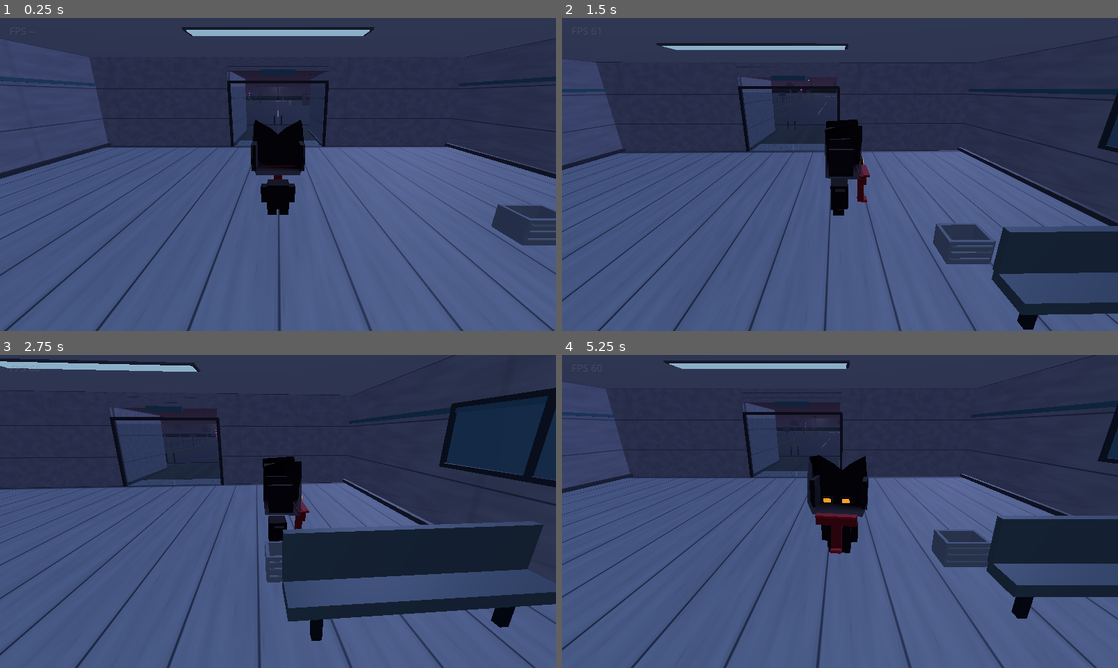
Above: before the commit, frames 1-4 (two rows, left to right).
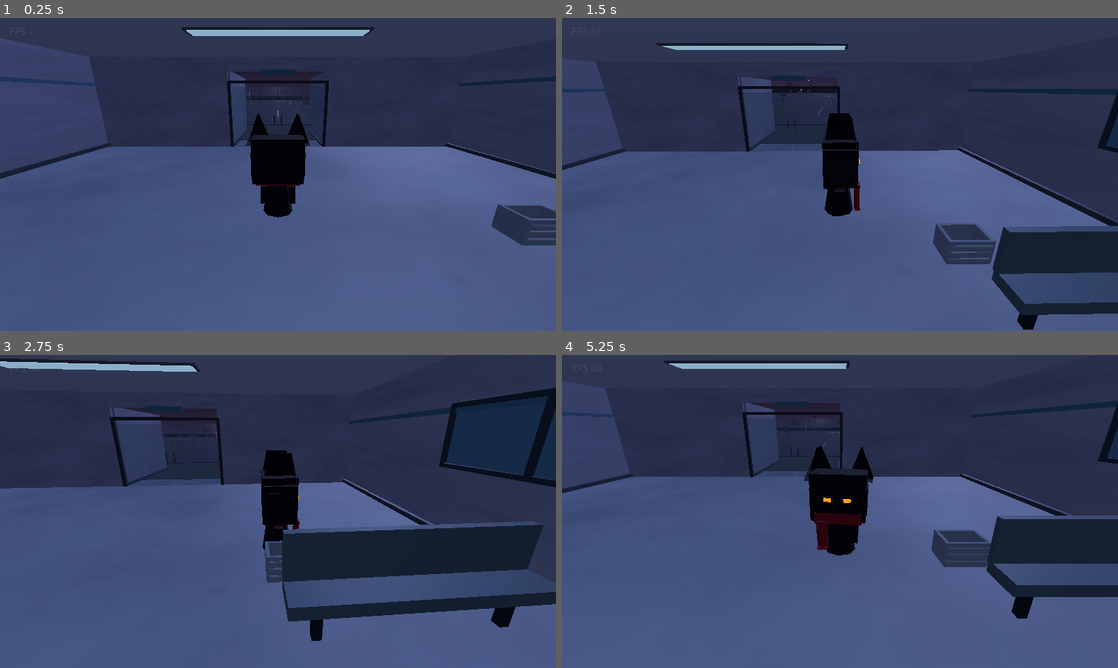
Above: after the commit, the same moments.

Repository: jhooni467/Brain-Concept-
Game: Godot game, scene res://scenes/main.tscn
Same seed, same stepped clock (60 frames per second), same inputs: the game is played once before the commit and once after it.
Inputs (mouse positions are in pixels of both pictures, inside the frame that each line leads up to):
- Up to frame 1 (0.25 s): no input
- Up to frame 2 (1.5 s): tap Enter at 0.5 s; move the mouse to (962, 158) at 0.52 s; hold D (move_right) 0.53-1.25 s; click (962, 158) at 0.67 s; tap Space (jump) at 0.77 s; drag from (728, 190) to (812, 237) at 1.27 s
- Up to frame 3 (2.75 s): move the mouse to (333, 442) at 2.02 s; hold D (move_right) from 2.03 s (still down)
- Up to frame 4 (5.25 s): release D (move_right) at 2.75 s; drag from (812, 574) to (673, 464) at 2.77 s; move the mouse to (1006, 558) at 3.52 s; hold A (move_left) 3.53-4.25 s; tap Space (jump) at 3.77 s; drag from (673, 464) to (756, 433) at 4.27 s; move the mouse to (867, 511) at 5.02 s; hold S (move_back) from 5.03 s (still down); click (867, 511) at 5.17 s

The runs differ from the first frame. In frame 1, 3.3% of the frame differs, in the area x 0-100%, y 6-100%; in frame 2, 3.1%; in frame 3, 2.8%; in frame 4, 3.5%, in the area x 0-100%, y 0-100%.

Commit message:
fix: repair Axel model and remove repetitive textures
Rebuild Axel with closed hood and ears, reposition scarf and replace tiled materials with multi-scale procedural textures. Bump Android build to 0.2.1.

Diff:
--- a/scripts/characters/axel.gd
+++ b/scripts/characters/axel.gd
@@ -61,10 +61,10 @@
 func _create_collision() -> void:
 	var collision := CollisionShape3D.new()
 	var capsule := CapsuleShape3D.new()
-	capsule.radius = 0.31
-	capsule.height = 2.05
+	capsule.radius = 0.32
+	capsule.height = 2.68
 	collision.shape = capsule
-	collision.position.y = 1.025
+	collision.position.y = 1.34
 	add_child(collision)
 
 
@@ -74,7 +74,7 @@
 	add_child(_visual_root)
 
 	var cloak := _make_material(Color(0.012, 0.011, 0.019), 0.96)
-	var cloak_facet := _make_material(Color(0.027, 0.023, 0.038), 0.92)
+	var cloak_facet := _make_material(Color(0.027, 0.024, 0.039), 0.94)
 	var scarf := _make_material(Color(0.34, 0.012, 0.064), 0.88)
 	var scarf_highlight := _make_material(Color(0.48, 0.025, 0.085), 0.82)
 	var eye_socket := _make_material(Color(0.0015, 0.0015, 0.003), 1.0)
@@ -83,82 +83,103 @@
 	eye.emission = Color(1.0, 0.34, 0.055)
 	eye.emission_energy_multiplier = 1.25
 
-	# Axel keeps the reference's distinctive silhouette: oversized cat hood,
-	# tiny dark body, narrow amber eyes and a deep-red scarf.
-	_add_box("ShortCloakBody", Vector3(0.58, 0.68, 0.46), Vector3(0.0, 0.56, 0.02), cloak)
-	_add_box("LeftSleeve", Vector3(0.19, 0.46, 0.25), Vector3(-0.36, 0.59, 0.0), cloak)
-	_add_box("RightSleeve", Vector3(0.19, 0.46, 0.25), Vector3(0.36, 0.59, 0.0), cloak)
-	_add_box("LeftFoot", Vector3(0.23, 0.18, 0.30), Vector3(-0.16, 0.12, 0.035), cloak)
-	_add_box("RightFoot", Vector3(0.23, 0.18, 0.30), Vector3(0.16, 0.12, 0.035), cloak)
-
-	var hood := MeshInstance3D.new()
-	hood.name = "AxelSignatureCatHood"
-	hood.mesh = _create_hood_mesh()
-	hood.material_override = cloak
-	_visual_root.add_child(hood)
-
-	# Subtle angular planes give the hood depth without changing its silhouette.
-	_add_box("LeftHoodSideFacet", Vector3(0.12, 0.66, 0.58), Vector3(-0.61, 1.63, -0.015), cloak_facet)
-	_add_box("RightHoodSideFacet", Vector3(0.12, 0.66, 0.58), Vector3(0.61, 1.63, -0.015), cloak_facet)
-
-	# The eyes are deliberately slim and close-set, like the supplied character.
-	_add_box("LeftEyeSocket", Vector3(0.235, 0.145, 0.055), Vector3(-0.205, 1.57, -0.535), eye_socket)
-	_add_box("RightEyeSocket", Vector3(0.235, 0.145, 0.055), Vector3(0.205, 1.57, -0.535), eye_socket)
-	var left_eye := _add_box("LeftAmberEye", Vector3(0.165, 0.085, 0.025), Vector3(-0.205, 1.57, -0.573), eye)
-	var right_eye := _add_box("RightAmberEye", Vector3(0.165, 0.085, 0.025), Vector3(0.205, 1.57, -0.573), eye)
+	# Compact cloak body. The head and ears are separate meshes so no concave
+	# polygon fan can fold over itself or produce broken triangles.
+	var body_mesh := MeshInstance3D.new()
+	body_mesh.name = "CloakBody"
+	var body_shape := CylinderMesh.new()
+	body_shape.top_radius = 0.27
+	body_shape.bottom_radius = 0.40
+	body_shape.height = 0.82
+	body_shape.radial_segments = 8
+	body_mesh.mesh = body_shape
+	body_mesh.material_override = cloak
+	body_mesh.position = Vector3(0.0, 0.49, 0.035)
+	_visual_root.add_child(body_mesh)
+
+	_add_box("LeftSleeve", Vector3(0.19, 0.48, 0.25), Vector3(-0.37, 0.57, 0.01), cloak)
+	_add_box("RightSleeve", Vector3(0.19, 0.48, 0.25), Vector3(0.37, 0.57, 0.01), cloak)
+	_add_box("LeftFoot", Vector3(0.23, 0.18, 0.31), Vector3(-0.16, 0.11, 0.07), cloak)
+	_add_box("RightFoot", Vector3(0.23, 0.18, 0.31), Vector3(0.16, 0.11, 0.07), cloak)
+
+	# Broad square hood and two independent pointed ears: stable, closed geometry.
+	_add_box("CatHoodHead", Vector3(1.30, 1.12, 0.84), Vector3(0.0, 1.56, 0.0), cloak)
+	_add_ear("LeftPointedEar", Vector3(-0.49, 1.96, 0.0), 0.58, 0.72, 0.78, cloak)
+	_add_ear("RightPointedEar", Vector3(0.49, 1.96, 0.0), 0.58, 0.72, 0.78, cloak)
+
+	# Slightly darker cheek planes give the hood volume while preserving its outline.
+	_add_box("LeftCheekFacet", Vector3(0.12, 0.58, 0.68), Vector3(-0.615, 1.48, -0.01), cloak_facet)
+	_add_box("RightCheekFacet", Vector3(0.12, 0.58, 0.68), Vector3(0.615, 1.48, -0.01), cloak_facet)
+
+	# Eye recesses and amber rectangular eyes are fixed to the front surface.
+	_add_box("LeftEyeSocket", Vector3(0.245, 0.145, 0.045), Vector3(-0.225, 1.55, -0.445), eye_socket)
+	_add_box("RightEyeSocket", Vector3(0.245, 0.145, 0.045), Vector3(0.225, 1.55, -0.445), eye_socket)
+	var left_eye := _add_box("LeftAmberEye", Vector3(0.17, 0.085, 0.026), Vector3(-0.225, 1.55, -0.481), eye)
+	var right_eye := _add_box("RightAmberEye", Vector3(0.17, 0.085, 0.026), Vector3(0.225, 1.55, -0.481), eye)
 	left_eye.rotation.z = deg_to_rad(-3.0)
 	right_eye.rotation.z = deg_to_rad(3.0)
 
-	# Wide scarf covers the lower face; its single front tail hangs over the chest.
-	_add_box("ScarfWrap", Vector3(0.94, 0.235, 0.18), Vector3(0.0, 1.12, -0.56), scarf)
-	_add_box("ScarfUpperFold", Vector3(0.91, 0.045, 0.16), Vector3(0.0, 1.235, -0.66), scarf_highlight)
-	_add_box("ScarfFrontTail", Vector3(0.25, 0.67, 0.15), Vector3(0.0, 0.70, -0.56), scarf)
-	_add_box("ScarfTailFold", Vector3(0.25, 0.075, 0.16), Vector3(0.0, 0.385, -0.66), scarf_highlight)
-
-
-func _create_hood_mesh() -> ArrayMesh:
-	# Extruded angular outline, with tall pointed ears and a broad, squared-off head.
-	var outline: Array[Vector2] = [
-		Vector2(-0.58, -0.49),
-		Vector2(0.58, -0.49),
-		Vector2(0.69, -0.20),
-		Vector2(0.67, 0.31),
-		Vector2(0.61, 0.82),
-		Vector2(0.22, 0.61),
-		Vector2(0.0, 0.43),
-		Vector2(-0.22, 0.61),
-		Vector2(-0.61, 0.82),
-		Vector2(-0.67, 0.31),
-		Vector2(-0.69, -0.20)
-	]
+	# Scarf wraps around the neck. Its single long end hangs on Axel's right,
+	# rather than running down the center of the face/body.
+	_add_box("ScarfWrap", Vector3(1.12, 0.27, 0.82), Vector3(0.0, 1.08, -0.015), scarf)
+	_add_box("ScarfUpperFold", Vector3(1.00, 0.045, 0.72), Vector3(0.0, 1.225, -0.055), scarf_highlight)
+	var scarf_tail := _add_box(
+		"ScarfRightTail",
+		Vector3(0.24, 0.70, 0.12),
+		Vector3(0.37, 0.66, -0.43),
+		scarf
+	)
+	scarf_tail.rotation.z = deg_to_rad(-3.0)
+	_add_box("ScarfTailFold", Vector3(0.24, 0.07, 0.13), Vector3(0.37, 0.33, -0.445), scarf_highlight)
+
+
+func _add_ear(
+	mesh_name: String,
+	base_position: Vector3,
+	width: float,
+	height: float,
+	depth: float,
+	material: Material
+) -> void:
+	var ear := MeshInstance3D.new()
+	ear.name = mesh_name
+	ear.mesh = _create_ear_mesh(width, height, depth)
+	ear.material_override = material
+	ear.position = base_position
+	_visual_root.add_child(ear)
+
+
+func _create_ear_mesh(width: float, height: float, depth: float) -> ArrayMesh:
+	var front_left := Vector3(-width * 0.5, 0.0, -depth * 0.5)
+	var front_right := Vector3(width * 0.5, 0.0, -depth * 0.5)
+	var front_tip := Vector3(0.0, height, -depth * 0.34)
+	var back_left := Vector3(-width * 0.5, 0.0, depth * 0.5)
+	var back_right := Vector3(width * 0.5, 0.0, depth * 0.5)
+	var back_tip := Vector3(0.0, height, depth * 0.34)
 
 	var surface := SurfaceTool.new()
 	surface.begin(Mesh.PRIMITIVE_TRIANGLES)
-	var front_points: Array[Vector3] = []
-	var back_points: Array[Vector3] = []
-	for point in outline:
-		front_points.append(Vector3(point.x, point.y + 1.68, -0.49))
-		back_points.append(Vector3(point.x * 0.94, point.y * 0.94 + 1.68, 0.36))
-
-	var front_center := Vector3(0.0, 1.68, -0.49)
-	var back_center := Vector3(0.0, 1.68, 0.36)
-	for index in range(outline.size()):
-		var next_index := (index + 1) % outline.size()
-		surface.add_vertex(front_center)
-		surface.add_vertex(front_points[next_index])
-		surface.add_vertex(front_points[index])
-		surface.add_vertex(back_center)
-		surface.add_vertex(back_points[index])
-		surface.add_vertex(back_points[next_index])
-		surface.add_vertex(front_points[index])
-		surface.add_vertex(front_points[next_index])
-		surface.add_vertex(back_points[next_index])
-		surface.add_vertex(front_points[index])
-		surface.add_vertex(back_points[next_index])
-		surface.add_vertex(back_points[index])
+
+	# Front and back triangles.
+	_add_triangle(surface, front_left, front_tip, front_right)
+	_add_triangle(surface, back_left, back_right, back_tip)
+
+	# Closed sides prevent the ears from looking like thin, broken sheets.
+	_add_triangle(surface, front_left, back_left, back_tip)
+	_add_triangle(surface, front_left, back_tip, front_tip)
+	_add_triangle(surface, front_right, front_tip, back_tip)
+	_add_triangle(surface, front_right, back_tip, back_right)
+	_add_triangle(surface, front_left, front_right, back_right)
+	_add_triangle(surface, front_left, back_right, back_left)
 
 	surface.generate_normals()
 	return surface.commit()
+
+
+func _add_triangle(surface: SurfaceTool, a: Vector3, b: Vector3, c: Vector3) -> void:
+	surface.add_vertex(a)
+	surface.add_vertex(b)
+	surface.add_vertex(c)
 
 
 func _add_box(
--- a/scripts/world/prototype_laundromat.gd
+++ b/scripts/world/prototype_laundromat.gd
@@ -56,11 +56,11 @@
 func _build_room() -> void:
 	var floor_material := _make_material(Color(0.7, 0.74, 0.76), 0.72)
 	floor_material.albedo_texture = _create_floor_texture()
-	floor_material.uv1_scale = Vector3(13.0, 1.0, 20.0)
+	floor_material.uv1_scale = Vector3(1.0, 1.0, 1.0)
 
 	var wall_material := _make_material(Color(0.65, 0.67, 0.68), 0.94)
 	wall_material.albedo_texture = _create_wall_texture()
-	wall_material.uv1_scale = Vector3(3.5, 2.0, 1.0)
+	wall_material.uv1_scale = Vector3(1.0, 1.0, 1.0)
 
 	var trim_material := _make_material(Color(0.19, 0.23, 0.25), 0.56, 0.24)
 	var ceiling_material := _make_material(Color(0.43, 0.47, 0.49), 0.92)
@@ -533,79 +533,151 @@
 
 
 func _create_floor_texture() -> Texture2D:
+	# Broad, medium and fine noise create non-repeating polished concrete.
 	var image := Image.create(256, 256, false, Image.FORMAT_RGBA8)
-	var noise := FastNoiseLite.new()
-	noise.noise_type = FastNoiseLite.TYPE_SIMPLEX
-	noise.frequency = 0.045
+	var broad := FastNoiseLite.new()
+	broad.seed = 3107
+	broad.noise_type = FastNoiseLite.TYPE_SIMPLEX
+	broad.frequency = 0.012
+	var medium := FastNoiseLite.new()
+	medium.seed = 7219
+	medium.noise_type = FastNoiseLite.TYPE_SIMPLEX
+	medium.frequency = 0.055
+	var fine := FastNoiseLite.new()
+	fine.seed = 4491
+	fine.noise_type = FastNoiseLite.TYPE_SIMPLEX
+	fine.frequency = 0.22
+
 	for y in range(256):
 		for x in range(256):
-			var tile_x := x % 64
-			var tile_y := y % 64
-			var grain := noise.get_noise_2d(float(x), float(y)) * 0.035
-			var color := Color(0.53 + grain, 0.58 + grain, 0.60 + grain, 1.0)
-			if tile_x < 2 or tile_y < 2:
-				color = Color(0.20, 0.26, 0.29, 1.0)
-			elif tile_x > 60 or tile_y > 60:
-				color = color.darkened(0.045)
-			elif (x * 13 + y * 7) % 173 == 0:
-				color = color.darkened(0.10)
-			image.set_pixel(x, y, color)
+			var px := float(x)
+			var py := float(y)
+			var variation := broad.get_noise_2d(px, py) * 0.075
+			variation += medium.get_noise_2d(px, py) * 0.028
+			variation += fine.get_noise_2d(px, py) * 0.010
+			var base := Color(
+				clampf(0.53 + variation, 0.0, 1.0),
+				clampf(0.57 + variation, 0.0, 1.0),
+				clampf(0.60 + variation, 0.0, 1.0),
+				1.0
+			)
+			var speckle := fine.get_noise_2d(px * 1.7 + 41.0, py * 1.7 - 23.0)
+			if speckle > 0.72:
+				base = base.darkened(0.055)
+			elif speckle < -0.78:
+				base = base.lightened(0.035)
+			image.set_pixel(x, y, base)
+
 	return ImageTexture.create_from_image(image)
 
 
 func _create_wall_texture() -> Texture2D:
+	# Plaster variation has no repeating horizontal joints or striping.
 	var image := Image.create(256, 256, false, Image.FORMAT_RGBA8)
-	var noise := FastNoiseLite.new()
-	noise.noise_type = FastNoiseLite.TYPE_SIMPLEX
-	noise.frequency = 0.035
+	var broad := FastNoiseLite.new()
+	broad.seed = 1831
+	broad.noise_type = FastNoiseLite.TYPE_SIMPLEX
+	broad.frequency = 0.014
+	var medium := FastNoiseLite.new()
+	medium.seed = 5183
+	medium.noise_type = FastNoiseLite.TYPE_SIMPLEX
+	medium.frequency = 0.075
+	var grain := FastNoiseLite.new()
+	grain.seed = 9381
+	grain.noise_type = FastNoiseLite.TYPE_SIMPLEX
+	grain.frequency = 0.26
+
 	for y in range(256):
 		for x in range(256):
-			var grain := noise.get_noise_2d(float(x), float(y)) * 0.045
-			var color := Color(0.60 + grain, 0.63 + grain, 0.67 + grain, 1.0)
-			if y % 85 < 2:
-				color = Color(0.34, 0.39, 0.45, 1.0)
-			elif x % 128 < 2:
-				color = color.darkened(0.055)
-			elif y > 220 and (x + y) % 17 < 2:
-				color = color.darkened(0.07)
+			var px := float(x)
+			var py := float(y)
+			var variation := broad.get_noise_2d(px, py) * 0.045
+			variation += medium.get_noise_2d(px, py) * 0.023
+			variation += grain.get_noise_2d(px, py) * 0.009
+			var dampness := clampf((py / 256.0 - 0.78) * 0.11, 0.0, 0.035)
+			var color := Color(
+				clampf(0.59 + variation - dampness, 0.0, 1.0),
+				clampf(0.62 + variation - dampness, 0.0, 1.0),
+				clampf(0.67 + variation - dampness, 0.0, 1.0),
+				1.0
+			)
 			image.set_pixel(x, y, color)
+
 	return ImageTexture.create_from_image(image)
 
 
 func _create_outdoor_ground_texture() -> Texture2D:
+	# Irregular soil, moss and sparse gravel; the whole map uses this texture once.
 	var image := Image.create(256, 256, false, Image.FORMAT_RGBA8)
-	var broad_noise := FastNoiseLite.new()
-	broad_noise.noise_type = FastNoiseLite.TYPE_SIMPLEX
-	broad_noise.frequency = 0.018
-	var fine_noise := FastNoiseLite.new()
-	fine_noise.noise_type = FastNoiseLite.TYPE_SIMPLEX
-	fine_noise.frequency = 0.11
+	var broad := FastNoiseLite.new()
+	broad.seed = 9059
+	broad.noise_type = FastNoiseLite.TYPE_SIMPLEX
+	broad.frequency = 0.018
+	var patches := FastNoiseLite.new()
+	patches.seed = 1673
+	patches.noise_type = FastNoiseLite.TYPE_SIMPLEX
+	patches.frequency = 0.062
+	var gravel := FastNoiseLite.new()
+	gravel.seed = 8017
+	gravel.noise_type = FastNoiseLite.TYPE_SIMPLEX
+	gravel.frequency = 0.24
+
 	for y in range(256):
 		for x in range(256):
-			var broad := broad_noise.get_noise_2d(float(x), float(y)) * 0.12
-			var fine := fine_noise.get_noise_2d(float(x), float(y)) * 0.035
-			var value := broad + fine
-			var color := Color(0.27 + value, 0.31 + value, 0.27 + value * 0.8, 1.0)
-			if (x * 17 + y * 29) % 211 < 3:
-				color = color.darkened(0.24)
-			elif (x * 7 + y * 11) % 97 < 2:
-				color = color.lightened(0.09)
+			var px := float(x)
+			var py := float(y)
+			var variation := broad.get_noise_2d(px, py) * 0.085
+			variation += patches.get_noise_2d(px, py) * 0.055
+			variation += gravel.get_noise_2d(px, py) * 0.018
+			var color := Color(
+				clampf(0.26 + variation, 0.0, 1.0),
+				clampf(0.30 + variation, 0.0, 1.0),
+				clampf(0.26 + variation * 0.82, 0.0, 1.0),
+				1.0
+			)
+			var pebble := gravel.get_noise_2d(px * 1.8 + 73.0, py * 1.8 + 19.0)
+			if pebble > 0.83:
+				color = color.lightened(0.10)
+			elif pebble < -0.88:
+				color = color.darkened(0.14)
 			image.set_pixel(x, y, color)
+
 	return ImageTexture.create_from_image(image)
 
 
 func _create_asphalt_texture() -> Texture2D:
+	# Fine aggregate and broad wear variation without long parallel bands.
 	var image := Image.create(256, 256, false, Image.FORMAT_RGBA8)
-	var noise := FastNoiseLite.new()
-	noise.noise_type = FastNoiseLite.TYPE_SIMPLEX
-	noise.frequency = 0.12
+	var wear := FastNoiseLite.new()
+	wear.seed = 4559
+	wear.noise_type = FastNoiseLite.TYPE_SIMPLEX
+	wear.frequency = 0.018
+	var aggregate := FastNoiseLite.new()
+	aggregate.seed = 7711
+	aggregate.noise_type = FastNoiseLite.TYPE_SIMPLEX
+	aggregate.frequency = 0.21
+	var pits := FastNoiseLite.new()
+	pits.seed = 6191
+	pits.noise_type = FastNoiseLite.TYPE_SIMPLEX
+	pits.frequency = 0.38
+
 	for y in range(256):
 		for x in range(256):
-			var grain := noise.get_noise_2d(float(x), float(y)) * 0.065
-			var color := Color(0.19 + grain, 0.20 + grain, 0.24 + grain, 1.0)
-			if (x * 19 + y * 31) % 487 < 2:
-				color = color.darkened(0.38)
+			var px := float(x)
+			var py := float(y)
+			var variation := wear.get_noise_2d(px, py) * 0.035
+			variation += aggregate.get_noise_2d(px, py) * 0.025
+			variation += pits.get_noise_2d(px, py) * 0.010
+			var color := Color(
+				clampf(0.17 + variation, 0.0, 1.0),
+				clampf(0.18 + variation, 0.0, 1.0),
+				clampf(0.22 + variation, 0.0, 1.0),
+				1.0
+			)
+			if pits.get_noise_2d(px * 1.3 + 57.0, py * 1.3 - 34.0) > 0.86:
+				color = color.lightened(0.10)
 			image.set_pixel(x, y, color)
+
 	return ImageTexture.create_from_image(image)
 
 
@@ -626,10 +698,10 @@
 func _build_outdoor_map() -> void:
 	var ground_material := _make_material(Color(0.52, 0.56, 0.49), 0.98)
 	ground_material.albedo_texture = _create_outdoor_ground_texture()
-	ground_material.uv1_scale = Vector3(34.0, 1.0, 42.0)
+	ground_material.uv1_scale = Vector3(1.0, 1.0, 1.0)
 	var path_material := _make_material(Color(0.56, 0.58, 0.62), 0.88)
 	path_material.albedo_texture = _create_asphalt_texture()
-	path_material.uv1_scale = Vector3(5.0, 1.0, 34.0)
+	path_material.uv1_scale = Vector3(1.0, 1.0, 1.0)
 	var curb_material := _make_material(Color(0.48, 0.48, 0.50), 0.76)
 
 	_create_static_box("OuterExplorationGround", Vector3(180.0, 0.5, 210.0), Vector3(0.0, -0.25, 125.0), ground_material)
Not shown, changed: export_presets.cfg
